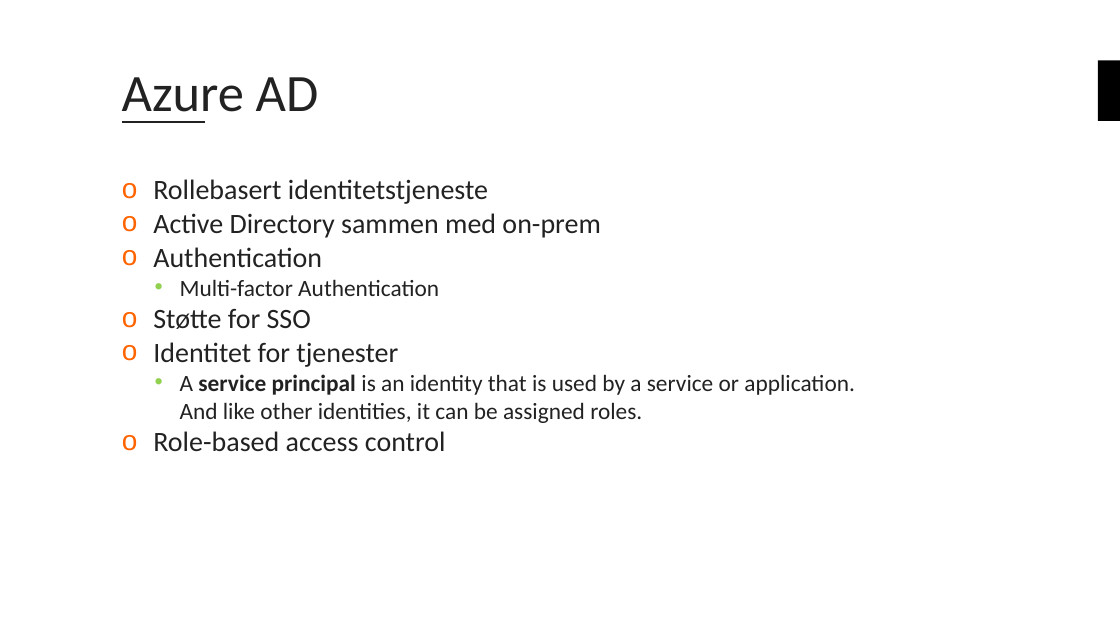
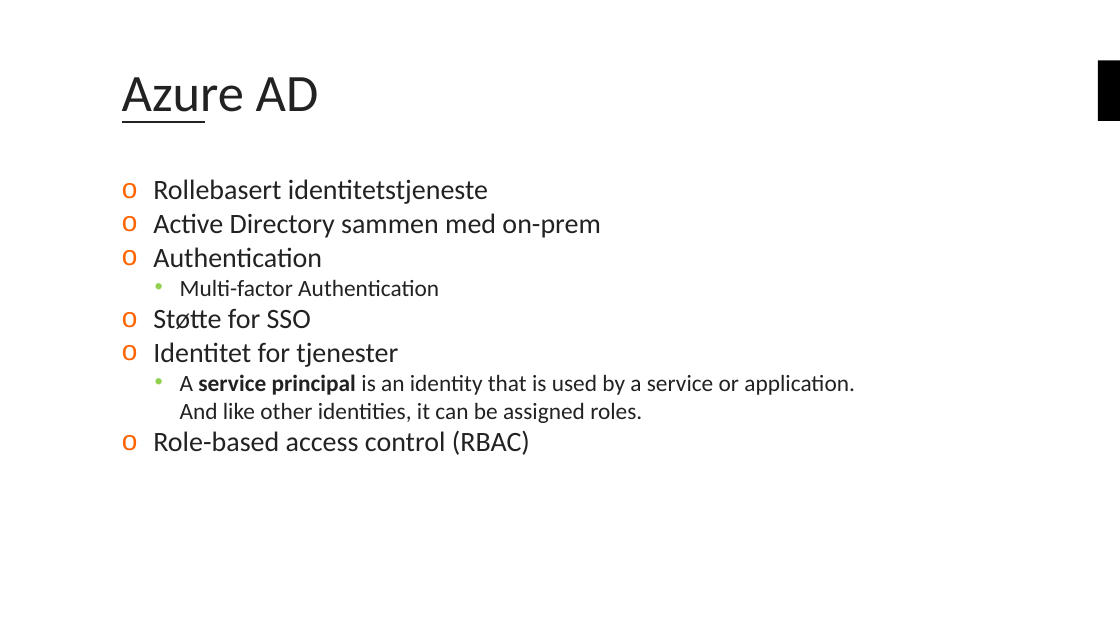
Before and after one commit to bouvet/azure-workshops, a slide deck: slide 11 of Workshop_3/Presentasjon/Azureskolen-Workshop#3.pptx (slide 7 before the commit). Drawn at 1120x630 pixels with LibreOffice and Linux fonts; fonts in the diff are those of the drawing; background and template pictures are left out. Boxes give left, top, right and bottom in pixels: in the first picture for what was removed or moved away, otherwise in the second. Text is boxed around its words. In the diff, an @@ line names an element or a change of style, - is before the commit and + after.

```diff
--- a/Workshop_3/Presentasjon/Azureskolen-Workshop#3.pptx
+++ b/Workshop_3/Presentasjon/Azureskolen-Workshop#3.pptx
@@ text at [153, 430, 530, 455]: text changed @@
-o Role-based access control
+o Role-based access control (RBAC)
```
Also in this commit, not shown: 1 other slide changed, 5 slides added.
